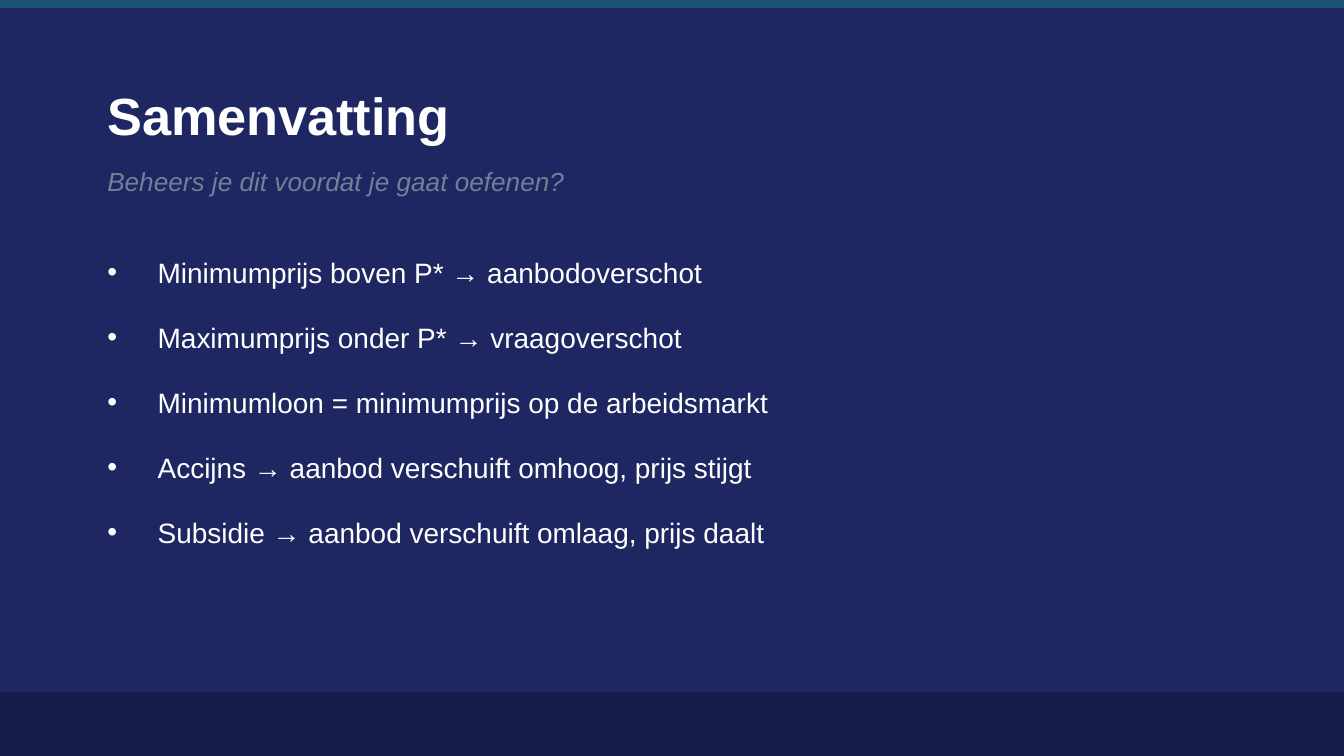
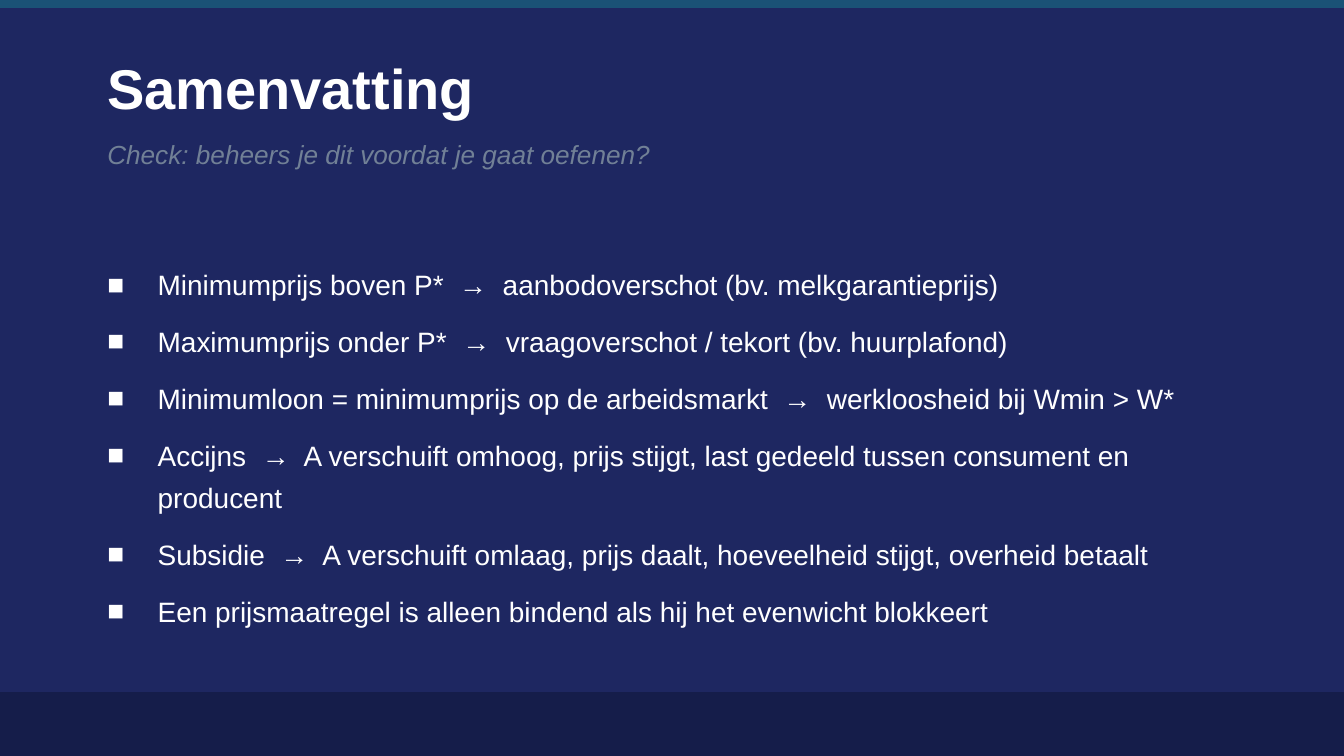
Before and after one commit to meijer1973/economie-vwo4-m3, a slide deck: slide 17 of 3.3 Hoofdstuk 3 - Overheid/3.3.2 Paragraaf 2 - Overheidsbeleid/2. Leren/3.3.2 Overheidsbeleid – presentatie.pptx (slide 10 before the commit). Drawn at 1344x756 pixels with LibreOffice and Linux fonts; fonts in the diff are those of the drawing. Boxes give left, top, right and bottom in pixels: in the first picture for what was removed or moved away, otherwise in the second. Text is boxed around its words. In the diff, an @@ line names an element or a change of style, - is before the commit and + after.

```diff
--- a/3.3 Hoofdstuk 3 - Overheid/3.3.2 Paragraaf 2 - Overheidsbeleid/2. Leren/3.3.2 Overheidsbeleid – presentatie.pptx
+++ b/3.3 Hoofdstuk 3 - Overheid/3.3.2 Paragraaf 2 - Overheidsbeleid/2. Leren/3.3.2 Overheidsbeleid – presentatie.pptx
@@ text "Samenvatting": place and size @@
-text "Samenvatting" at [107,97,449,145]
+text "Samenvatting" at [107,68,474,119]
@@ text "Samenvatting" at [107,68,474,119]: size 28 to 30 pt @@
@@ text at [107,145,650,169]: text changed @@
-Beheers je dit voordat je gaat oefenen?
+Check: beheers je dit voordat je gaat oefenen?
@@ text "Minimumprijs boven P* → aanbodoverschot ..." at [158,274,1174,627]: vertical alignment top to middle @@
@@ text at [158,274,1174,627]: text changed @@
-• Minimumprijs boven P* → aanbodoverschot
-• Maximumprijs onder P* → vraagoverschot
-• Minimumloon = minimumprijs op de arbeidsmarkt
-• Accijns → aanbod verschuift omhoog, prijs stijgt
-• Subsidie → aanbod verschuift omlaag, prijs daalt
+■ Minimumprijs boven P* → aanbodoverschot (bv. melkgarantieprijs)
+■ Maximumprijs onder P* → vraagoverschot / tekort (bv. huurplafond)
+■ Minimumloon = minimumprijs op de arbeidsmarkt → werkloosheid bij Wmin > W*
+■ Accijns → A verschuift omhoog, prijs stijgt, last gedeeld tussen consument en producent
+■ Subsidie → A verschuift omlaag, prijs daalt, hoeveelheid stijgt, overheid betaalt
+■ Een prijsmaatregel is alleen bindend als hij het evenwicht blokkeert
```
Also in this commit, not shown: 4 other slides changed, 11 slides added, 4 slides removed, 7 other files.
